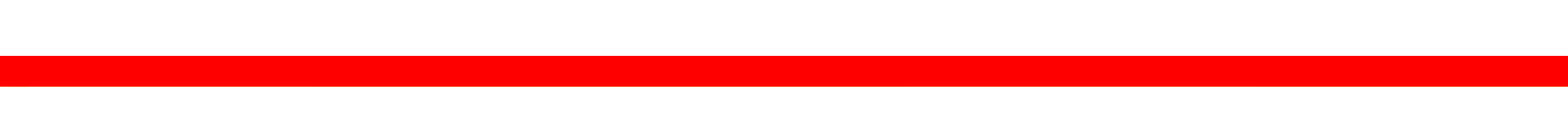
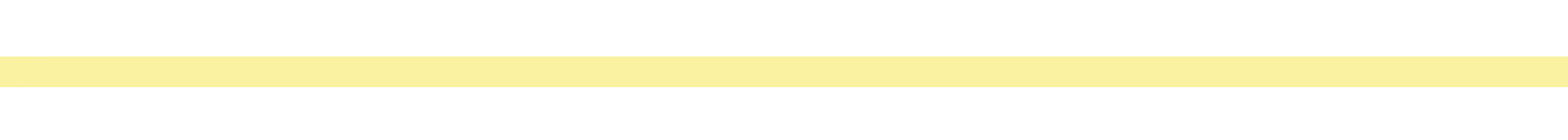
Two versions of the same layered image (1568px x 140px). Layer-by-layer changes:
hid "0" over [0, 55, 1568, 87]
